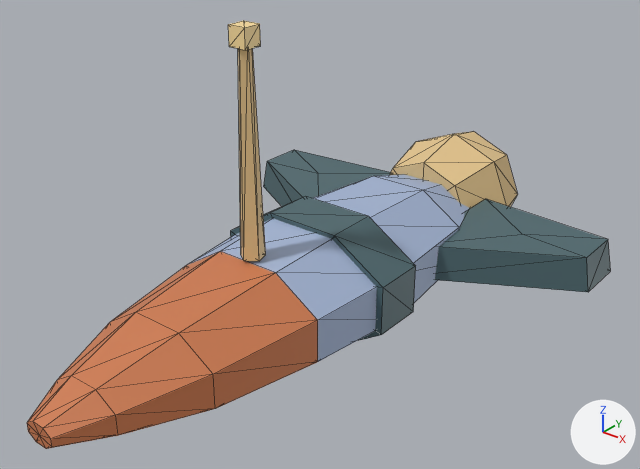
Renders of the glTF model game/modules/core/models/lamp_launch.gltf from each side of a commit.
Both versions are drawn from a camera (50 mm lens) standing at (2.71, -3.06, 2.32) and looking at (0.11, 0.2, 0.3). Lighting does not change. The marker at lower right points along +X, +Y and +Z. The older version comes first. Mesh edges are drawn as thin lines. Vertices at exactly the same position are counted once.

Names of what the first picture shows: 'engine', 'hull', 'lamp', 'wings'.
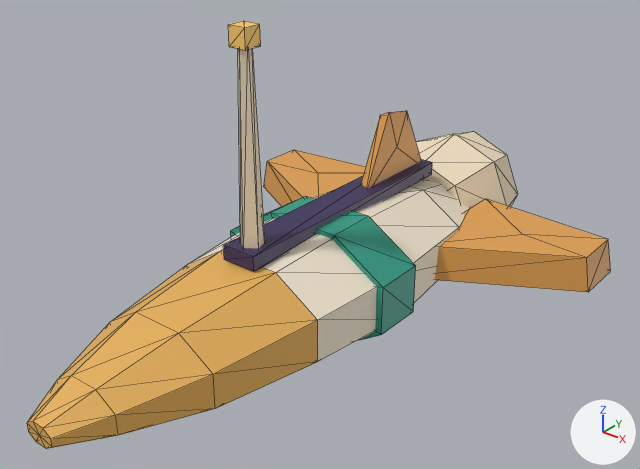
What changed in the scene script:
```text
Add mat_defaultmaterial_005:
    mat_defaultmaterial_005 = bpy.data.materials.new('DefaultMaterial.005')
    mat_defaultmaterial_005.use_nodes = True; mat_defaultmaterial_005.node_tree.nodes.clear()
    _N = mat_defaultmaterial_005.node_tree.nodes; _L = mat_defaultmaterial_005.node_tree.links
    n0 = _N.new('ShaderNodeOutputMaterial'); n0.name = 'Material Output'
    n1 = _N.new('ShaderNodeBsdfPrincipled'); n1.name = 'Principled BSDF'
    n2 = _N.new('ShaderNodeVertexColor'); n2.name = 'Color Attribute'
    _L.new(n1.outputs[0], n0.inputs[0])  # 'BSDF' to 'Surface'
    _L.new(n2.outputs[0], n1.inputs[0])  # 'Color' to 'Base Color'
Add mat_defaultmaterial_004:
    mat_defaultmaterial_004 = bpy.data.materials.new('DefaultMaterial.004')
    mat_defaultmaterial_004.use_nodes = True; mat_defaultmaterial_004.node_tree.nodes.clear()
    _N = mat_defaultmaterial_004.node_tree.nodes; _L = mat_defaultmaterial_004.node_tree.links
    n0 = _N.new('ShaderNodeOutputMaterial'); n0.name = 'Material Output'
    n1 = _N.new('ShaderNodeBsdfPrincipled'); n1.name = 'Principled BSDF'
    n2 = _N.new('ShaderNodeVertexColor'); n2.name = 'Color Attribute'
    _L.new(n1.outputs[0], n0.inputs[0])  # 'BSDF' to 'Surface'
    _L.new(n2.outputs[0], n1.inputs[0])  # 'Color' to 'Base Color'
Change me_hull:
    where me_hull.from_pydata(...)  # 77 vertices, 152 faces; spans x -0.53..0.53, y -1.5..1.5, z -0.34..0.34
    me_hull part 1: 64 faces centred in x -0.49..0.49, y -0.24..1.5, z -0.31..0.31 are repainted in the vertex colours; the middle colour goes from blue #a6b7d6 to pale yellow #f6ead4
    me_hull part 2: 56 faces centred in x -0.41..0.41, y -1.5..-0.44, z -0.26..0.26 are repainted in the vertex colours; the middle colour goes from orange #cf7c50 to orange #e7b15a
    me_hull part 3: 32 faces centred in x -0.53..0.53, y 0.18..0.48, z -0.34..0.34 are repainted in the vertex colours; the middle colour goes from dark cyan #4d686e to cyan #2f9d86
Change me_wings:
    where me_wings.from_pydata(...)  # 20 vertices, 32 faces; spans x -1.2..1.2, y 0.7..1.6, z -0.1..0.1
    me_wings part 4: 32 faces centred in x -1.19..1.19, y 0.88..1.56, z -0.1..0.1 are repainted in the vertex colours; the middle colour goes from dark cyan #4d686e to orange #e0a050
Change me_lamp:
    where me_lamp.from_pydata(...)  # 20 vertices, 32 faces; spans x -0.063..0.063, y -0.266..-0.147, z 0.3..1.449
    me_lamp part 5: 20 faces centred in x -0.044..0.04, y -0.24..-0.155, z 0.3..1.4 are repainted in the vertex colours; the middle colour goes from beige #e7c78e to beige #f4e2c4
    me_lamp part 6: 12 faces centred in x -0.049..0.049, y -0.25..-0.15, z 1.35..1.449 are repainted in the vertex colours; the middle colour goes from beige #ffe2a1 to orange #ffcf6b
Change me_engine:
    where me_engine.from_pydata(...)  # 36 vertices, 64 faces; spans x -0.414..0.414, y 1.364..2.005, z -0.414..0.414
    me_engine part 7: 48 faces centred in x -0.356..0.356, y 1.364..1.976, z -0.356..0.356 are repainted in the vertex colours; the middle colour goes from beige #e7c78e to beige #f4e2c4
Add ob_pennant:
    ob_pennant = bpy.data.objects.new('pennant', me_pennant)  # 10 vertices, 16 faces; spans x -0.035..0.035, y 0.7..1.3, z 0.32..0.77
    ob_pennant.location = (0.0, 0.0, 0.0)
Add ob_stripe:
    ob_stripe = bpy.data.objects.new('stripe', me_stripe)  # a box spanning x -0.1..0.1, y -0.3..1.3, z 0.29..0.37
    ob_stripe.location = (0.0, 0.0, 0.0)
```

What differs and where, as boxes [x1, y1, x2, y2] in the pictures (640 x 469 px):
'stripe', added: after [223, 159, 432, 271]
'pennant', added: after [361, 111, 421, 188]
part 1 of me_hull, recoloured (blue to pale yellow): [189, 179, 469, 362] in both
part 2 of me_hull, recoloured: [27, 251, 318, 449] in both
part 3 of me_hull, recoloured (dark cyan to cyan): [230, 196, 416, 341] in both
part 4 of me_wings, recoloured (dark cyan to orange): [264, 150, 611, 292] in both
part 5 of me_lamp, recoloured: before [238, 48, 266, 261]; after [238, 48, 265, 248]
part 6 of me_lamp, recoloured (beige to orange): [228, 21, 261, 50] in both
part 7 of me_engine, recoloured: before [390, 131, 518, 209]; after [416, 131, 518, 209]
